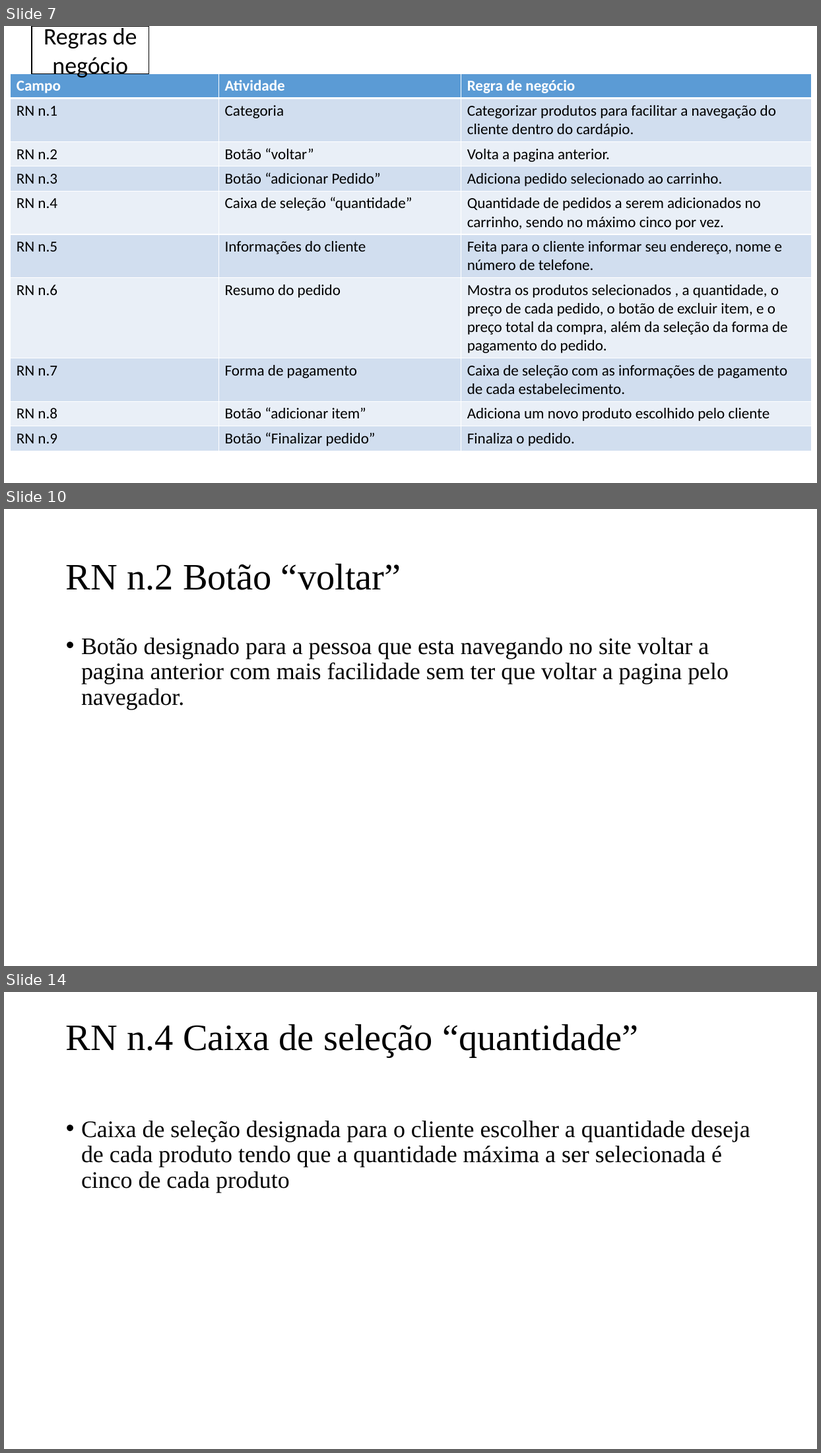
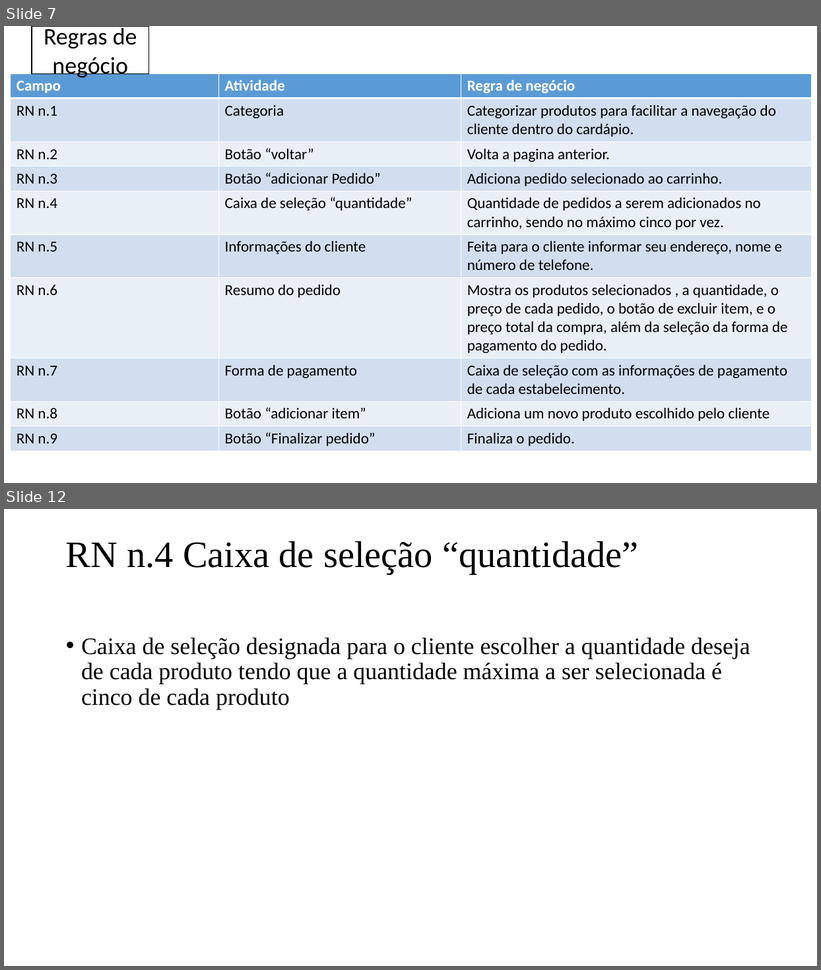
Before and after one commit to PedroAssencao/Cardapio, a slide deck: CárdapioV3_Tunado-20230509T171111Z-001/DER Modelo Conceitual [Salvo automaticamente] (1).pptx. Shown one above the other, each under a label of ours: slides 7, 10 and 14 before the commit, slides 7 and 12 after it; the slides between them are not shown. The pictures are 821x1453 and 821x970 pixels, drawn with LibreOffice and Linux fonts; fonts in the diff are those of the drawing. Boxes give left, top, right and bottom in pixels: in the first picture for what was removed or moved away, otherwise in the second. Text is boxed around its words. In the diff, an @@ line names an element or a change of style, - is before the commit and + after.

```diff
--- a/CárdapioV3_Tunado-20230509T171111Z-001/DER Modelo Conceitual [Salvo automaticamente] (1).pptx
+++ b/CárdapioV3_Tunado-20230509T171111Z-001/DER Modelo Conceitual [Salvo automaticamente] (1).pptx
@@ slide 10 removed at (4, 509, 817, 966), background #FFFFFF @@
@@ title removed at (66, 563, 401, 590) @@
-RN n.2 Botão “voltar”
@@ text removed at (81, 638, 729, 710) @@
-• Botão designado para a pessoa que esta navegando no site voltar a pagina anterior com mais facilidade sem ter que voltar a pagina pelo navegador.
@@ what was slide 14 is now slide 12 @@
```
Also in this commit, not shown: 3 slides changed, 2 slides added, 3 other slides removed, 28 other files.
